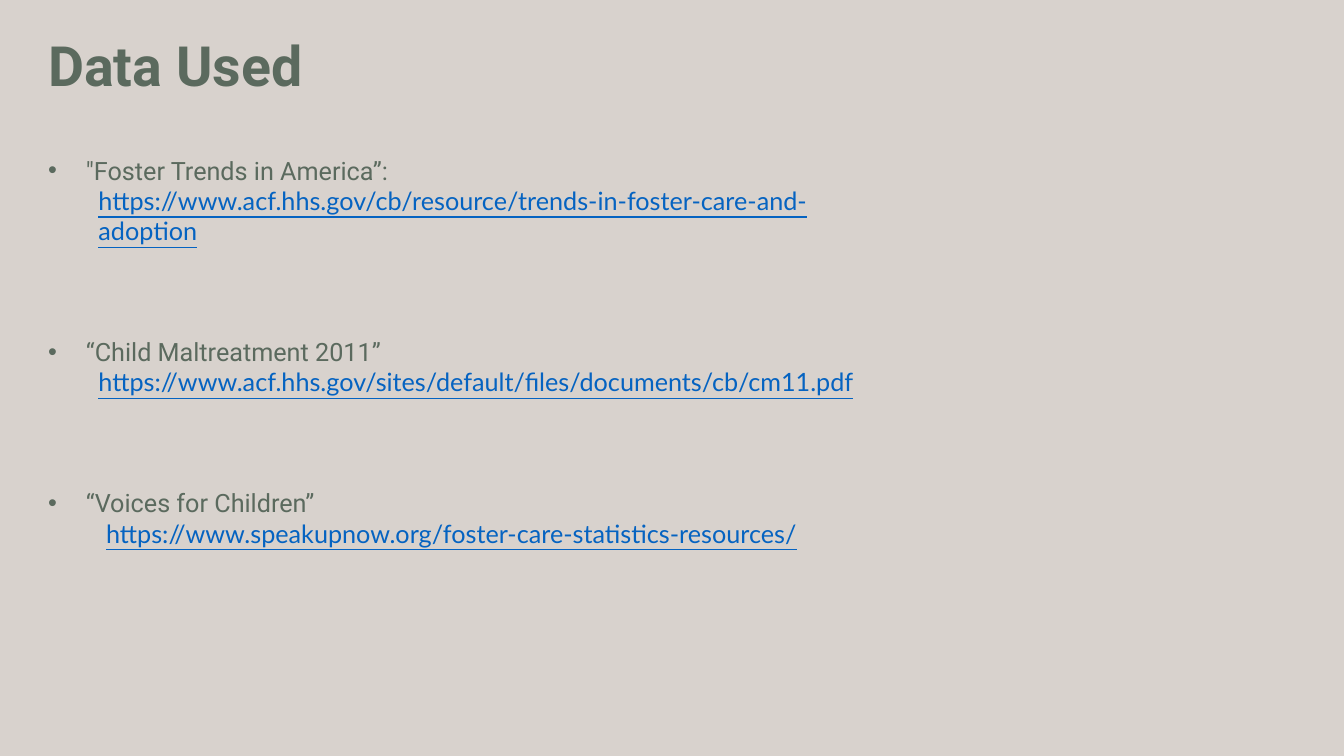
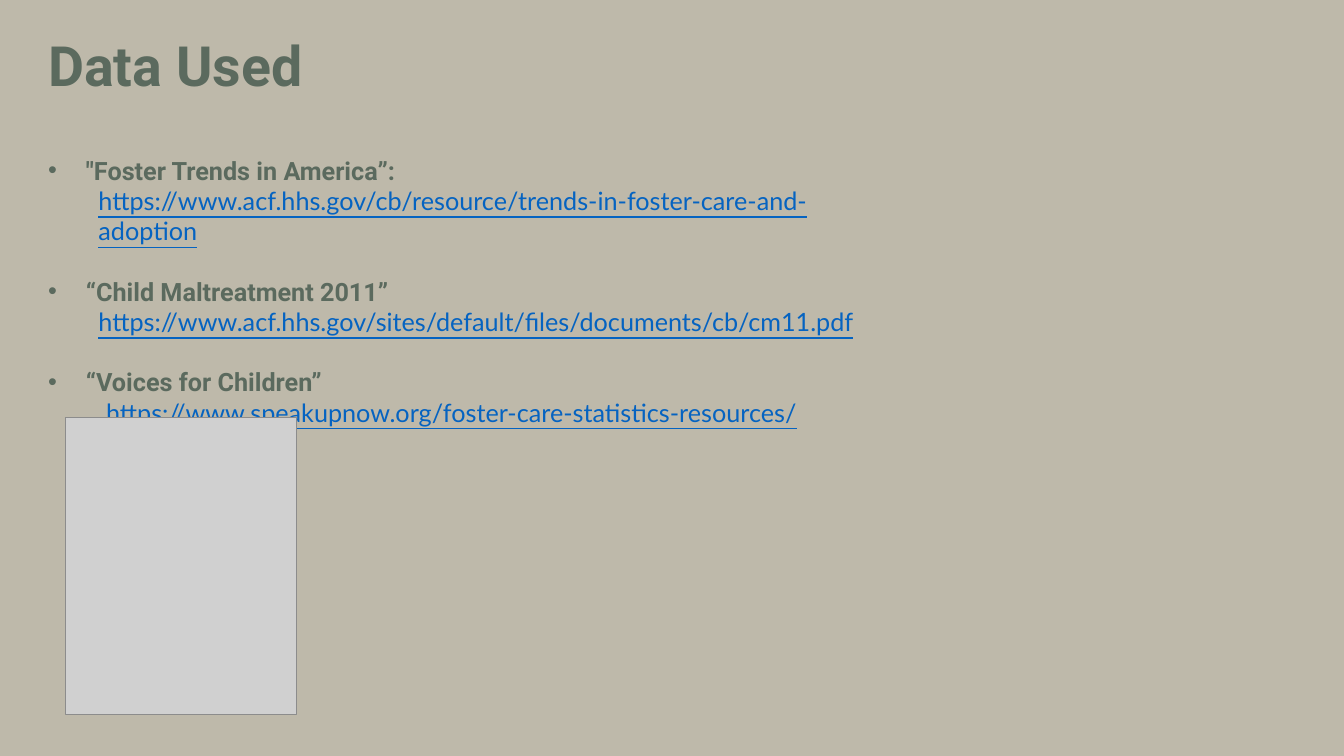
Before and after one commit to gemelodyyu/Trends-in-Foster-Care-and-Adoption, a slide deck: slide 11 of Power Point/Project 3-Trends in Foster Care.pptx. Drawn at 1344x756 pixels with LibreOffice and Linux fonts; fonts in the diff are those of the drawing; grey boxes stand for pictures. Boxes give left, top, right and bottom in pixels: in the first picture for what was removed or moved away, otherwise in the second. Text is boxed around its words. In the diff, an @@ line names an element or a change of style, - is before the commit and + after.

```diff
--- a/Power Point/Project 3-Trends in Foster Care.pptx
+++ b/Power Point/Project 3-Trends in Foster Care.pptx
@@ background #D8D2CD to #BEB9AA @@
@@ text at [86, 161, 395, 391]: bold on in ""Foster Trends in America”:", "“Child Maltreatment 2011”", "“Voices for Children”" @@
@@ picture added at [66, 418, 296, 716] @@
```
Also in this commit, not shown: 2 other slides changed, 1 slide added, 1 slide removed.
